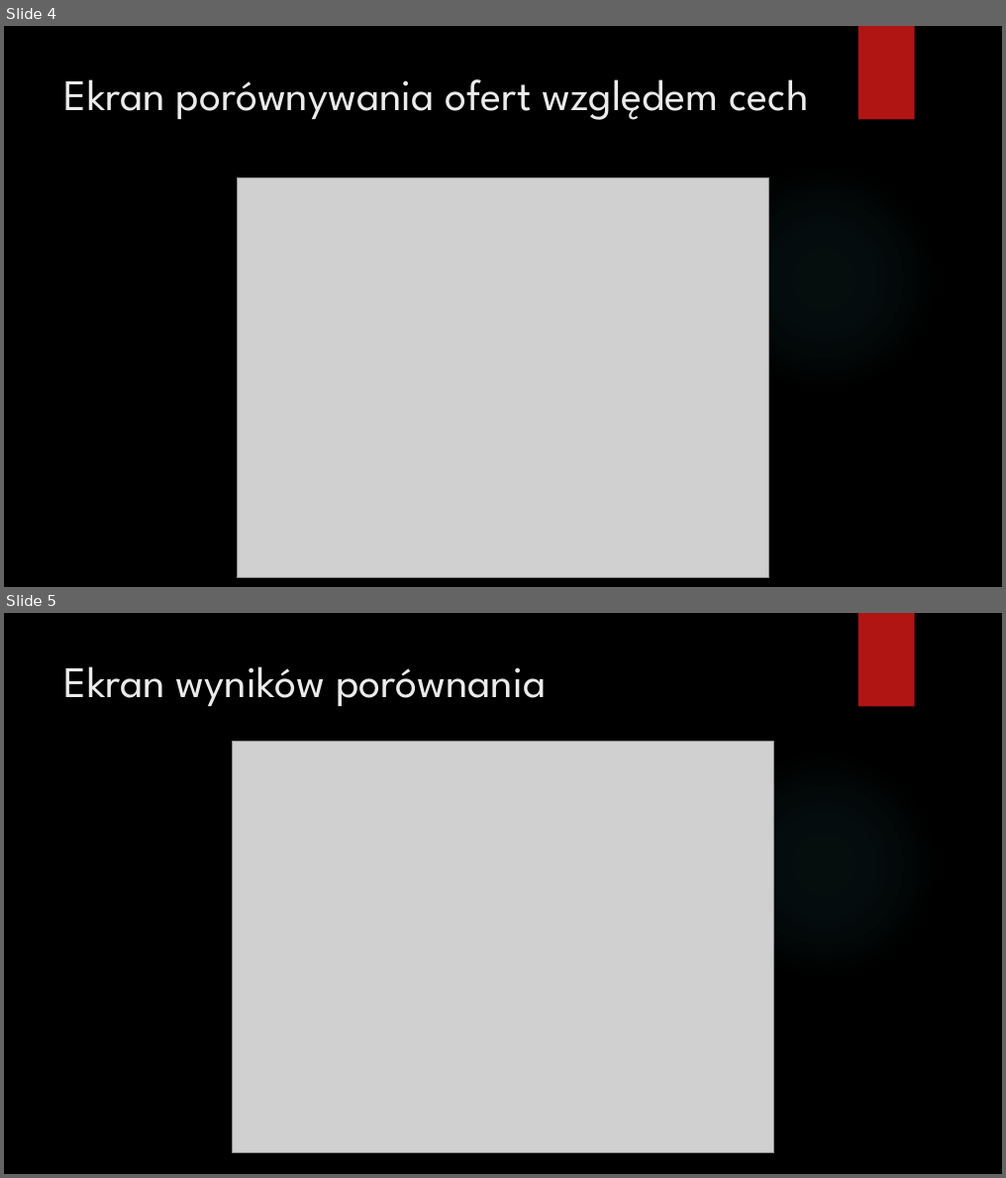
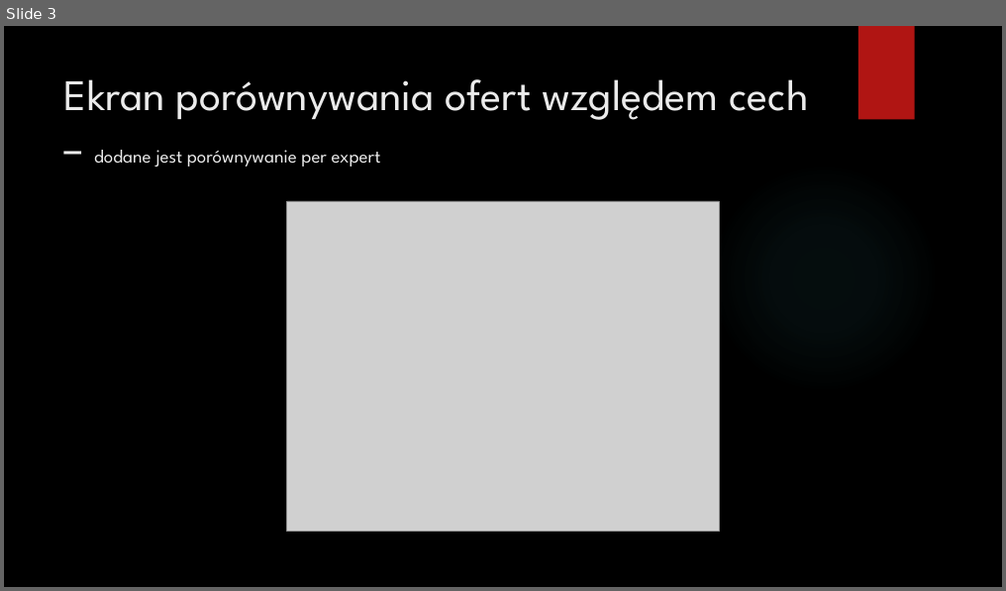
Before and after one commit to piotmag769/JobOffersRankingAHP, a slide deck: JobOffersRankingAHP.pptx. Shown one above the other, each under a label of ours: slides 4 and 5 before the commit, slide 3 after it. The pictures are 1006x1178 and 1006x591 pixels, drawn with LibreOffice and Linux fonts; fonts in the diff are those of the drawing; grey boxes stand for pictures; background and template pictures are left out. Boxes give left, top, right and bottom in pixels: in the first picture for what was removed or moved away, otherwise in the second. Text is boxed around its words. In the diff, an @@ line names an element or a change of style, - is before the commit and + after.

```diff
--- a/JobOffersRankingAHP.pptx
+++ b/JobOffersRankingAHP.pptx
@@ slide 5 removed at [4, 613, 1002, 1174], background picture (left out); not listed: 2 template elements that a slide beside it also shows @@
@@ title removed at [64, 666, 546, 706] @@
-Ekran wyników porównania
@@ picture removed at [233, 741, 773, 1153] @@
@@ what was slide 4 is now slide 3 @@
@@ slide 3 changed as well @@
@@ title at [64, 79, 809, 167]: text changed @@
-Ekran porównywania ofert względem cech
+Ekran porównywania ofert względem cech – dodane jest porównywanie per expert
@@ picture: place and size @@
-picture at [238, 178, 769, 578]
+picture at [287, 201, 719, 531]
```
Also in this commit, not shown: 3 other slides changed, 1 other slide removed, 1 other file.
